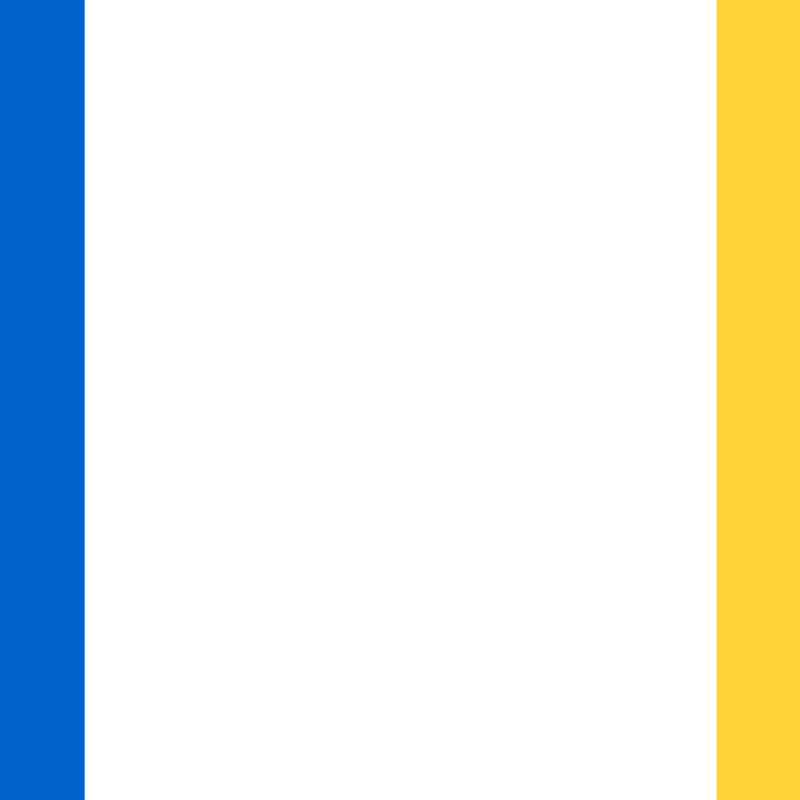
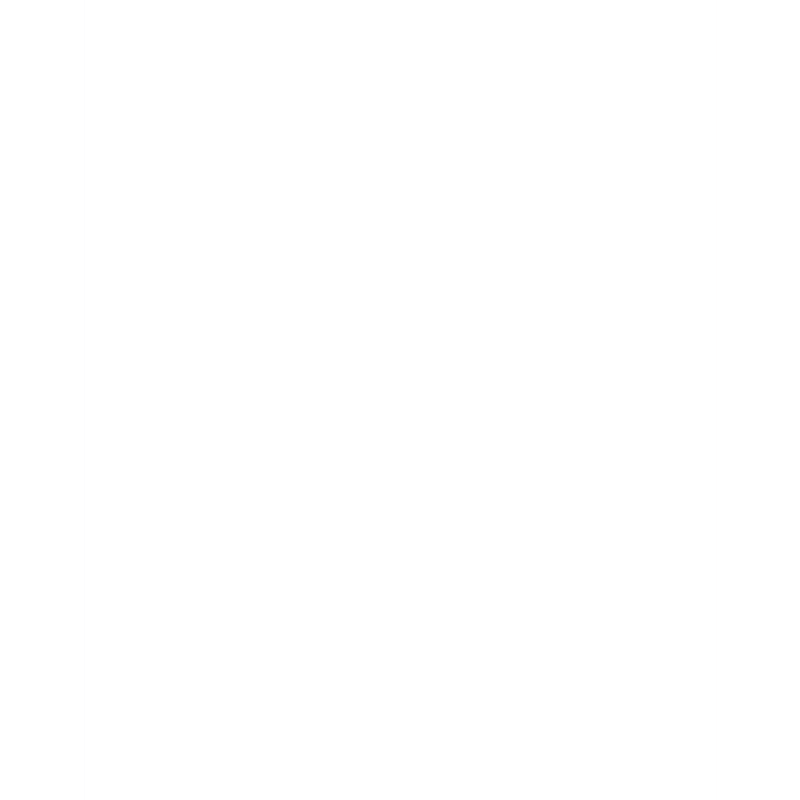
Layered file, before and after one edit (800x800). Changes by layer:
added layer "mask" above "lines only" over [0, 0, 800, 800]
added layer "lines only" above "drc" over [0, 0, 800, 800]
